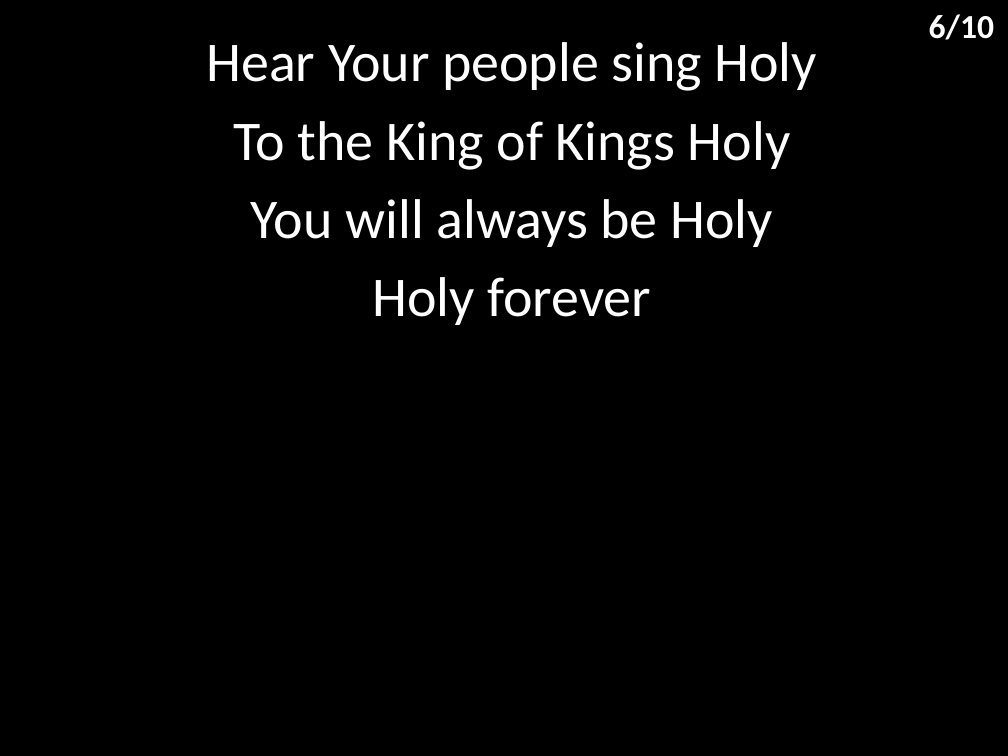
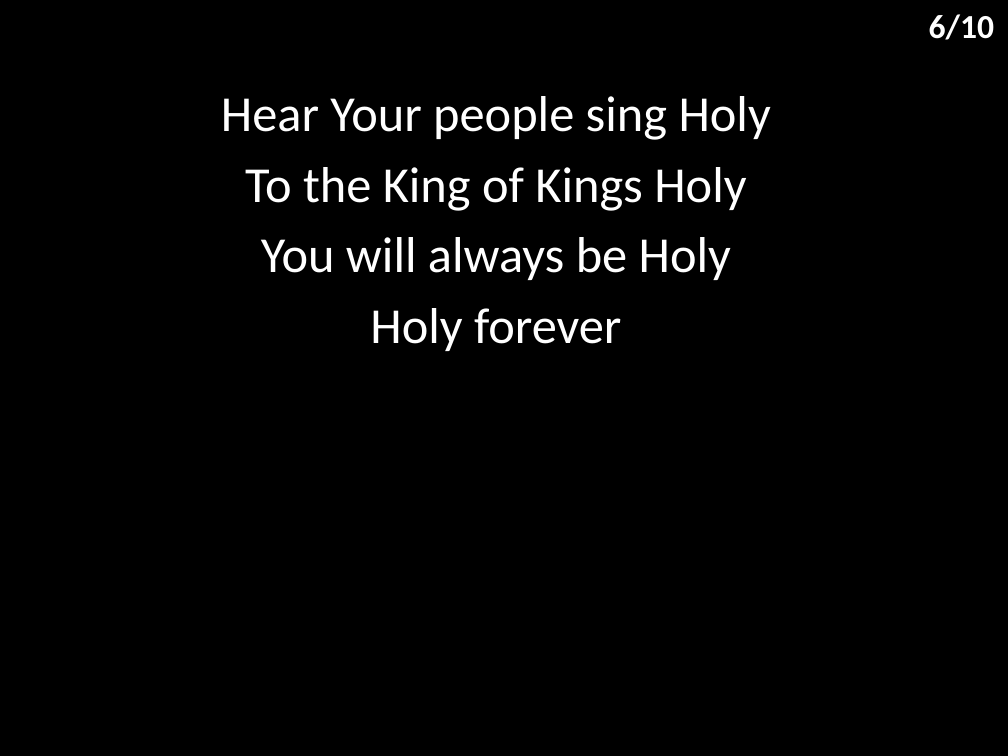
Before and after one commit to hoo-are-ya/worship, a slide deck: slide 7 of docs/songs/holy forever.pptx. Drawn at 1008x756 pixels with LibreOffice and Linux fonts; fonts in the diff are those of the drawing. Boxes give left, top, right and bottom in pixels: in the first picture for what was removed or moved away, otherwise in the second. Text is boxed around its words. In the diff, an @@ line names an element or a change of style, - is before the commit and + after.

```diff
--- a/docs/songs/holy forever.pptx
+++ b/docs/songs/holy forever.pptx
@@ subtitle "Hear Your people sing Holy": place and size @@
-subtitle "Hear Your people sing Holy" at <box>207,42,817,325</box>
+subtitle "Hear Your people sing Holy" at <box>221,96,771,351</box>
@@ subtitle "Hear Your people sing Holy" at <box>221,96,771,351</box>: size 40 to 36 pt @@
```
Also in this commit, not shown: 9 other slides changed, 6 other files.
